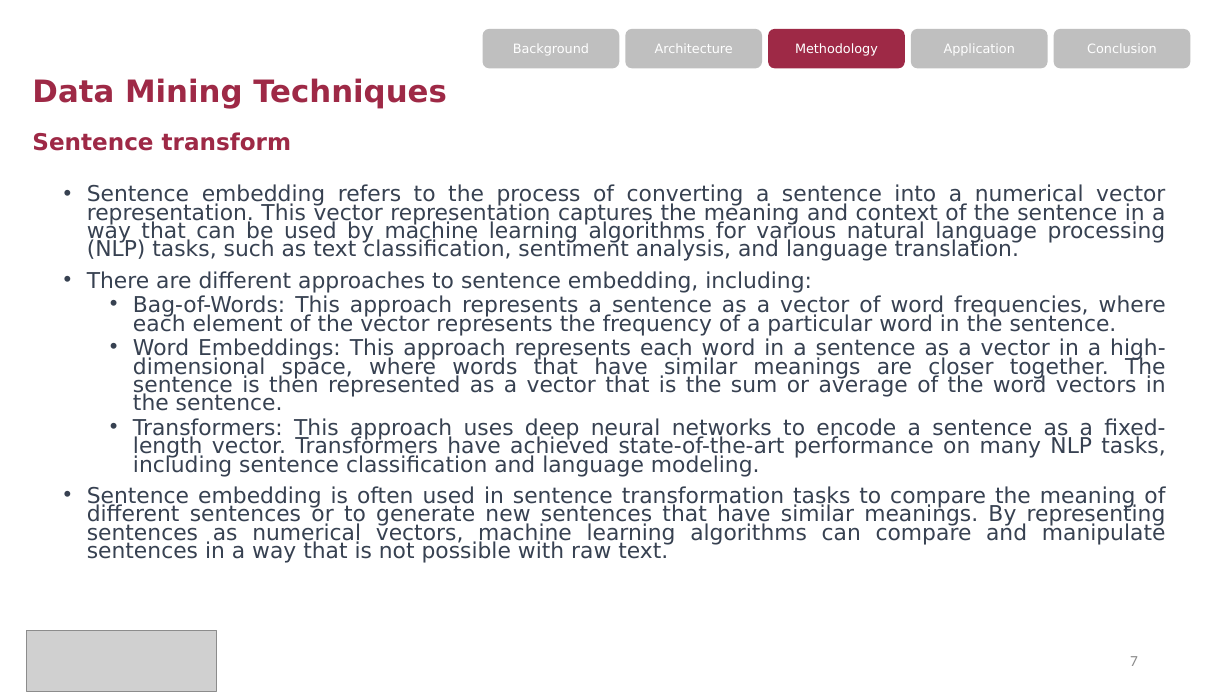
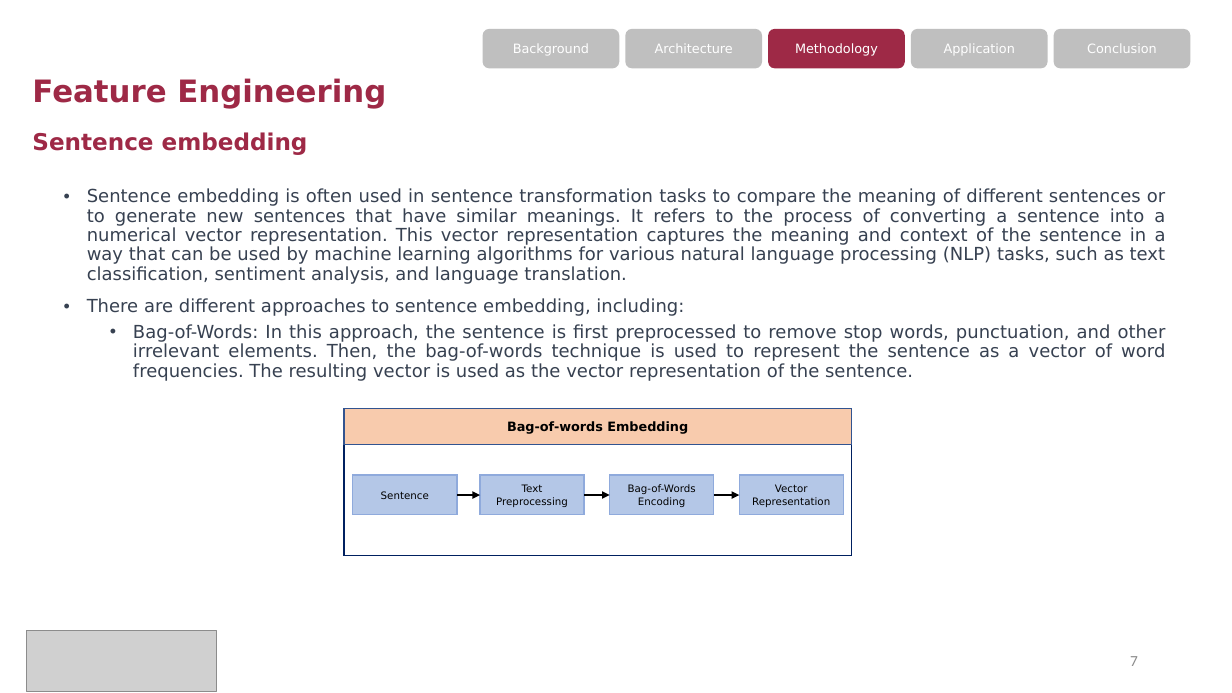
Before and after one commit to zqw86713/MSCA_31008_0N01_Winter_2023_Data_Mining_Principles, a slide deck: slide 7 of Final_project/MScA_31008_Final_Project_Presentation - Pitchbook Industry Classification.pptx. Drawn at 1232x693 pixels with LibreOffice and Linux fonts; fonts in the diff are those of the drawing; grey boxes stand for pictures. Boxes give left, top, right and bottom in pixels: in the first picture for what was removed or moved away, otherwise in the second. Text is boxed around its words. In the diff, an @@ line names an element or a change of style, - is before the commit and + after.

Commit message:
Updated PPT

```diff
--- a/Final_project/MScA_31008_Final_Project_Presentation - Pitchbook Industry Classification.pptx
+++ b/Final_project/MScA_31008_Final_Project_Presentation - Pitchbook Industry Classification.pptx
@@ title at [32, 78, 386, 109]: text changed @@
-  Data Mining Techniques
+  Feature Engineering
@@ text at [32, 132, 308, 155]: text changed @@
-  Sentence transform
+  Sentence embedding
@@ text at [87, 188, 1166, 284]: text changed; size 17 to 14 pt @@
-• Sentence embedding refers to the process of converting a sentence into a numerical vector representation. This vector representation captures the meaning and context of the sentence in a way that can be used by machine learning algorithms for various natural language processing (NLP) tasks, such as text classification, sentiment analysis, and language translation.
+• Sentence embedding is often used in sentence transformation tasks to compare the meaning of different sentences or to generate new sentences that have similar meanings. It refers to the process of converting a sentence into a numerical vector representation. This vector representation captures the meaning and context of the sentence in a way that can be used by machine learning algorithms for various natural language processing (NLP) tasks, such as text classification, sentiment analysis, and language translation.
@@ text at [87, 298, 684, 316]: size 17 to 14 pt in "There are different approaches to sentence embedding, ..."; line spacing 0.7 to 0.9 @@
@@ text at [133, 324, 1166, 381]: text changed; size 17 to 14 pt @@
-  • Bag-of-Words: This approach represents a sentence as a vector of word frequencies, where each element of the vector represents the frequency of a particular word in the sentence.
-  • Word Embeddings: This approach represents each word in a sentence as a vector in a high-dimensional space, where words that have similar meanings are closer together. The sentence is then represented as a vector that is the sum or average of the word vectors in the sentence.
-  • Transformers: This approach uses deep neural networks to encode a sentence as a fixed-length vector. Transformers have achieved state-of-the-art performance on many NLP tasks, including sentence classification and language modeling.
-• Sentence embedding is often used in sentence transformation tasks to compare the meaning of different sentences or to generate new sentences that have similar meanings. By representing sentences as numerical vectors, machine learning algorithms can compare and manipulate sentences in a way that is not possible with raw text.
+  • Bag-of-Words: In this approach, the sentence is first preprocessed to remove stop words, punctuation, and other irrelevant elements. Then, the bag-of-words technique is used to represent the sentence as a vector of word frequencies. The resulting vector is used as the vector representation of the sentence.
@@ group added at [344, 409, 851, 555]: 6 rectangles, 3 arrows, 1 text @@
+Bag-of-words Embedding
+Sentence
+Text Preprocessing
+Bag-of-Words Encoding
+Vector Representation
```
Also in this commit, not shown: 1 other slide changed, 1 slide added.
